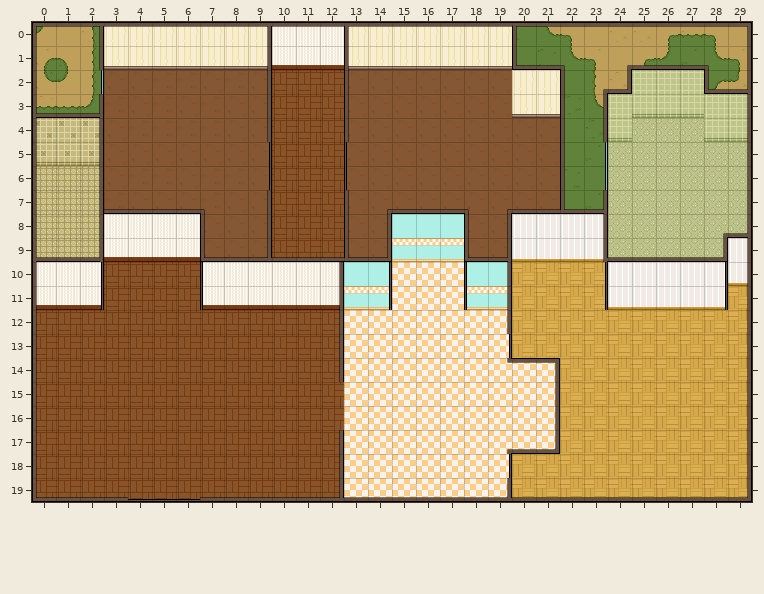
Tiled map -- map/map_one.tmx. Above is the file before it was changed.
Cells are 32x32 px. Shown: x 0..29, y 0..19.
The result:
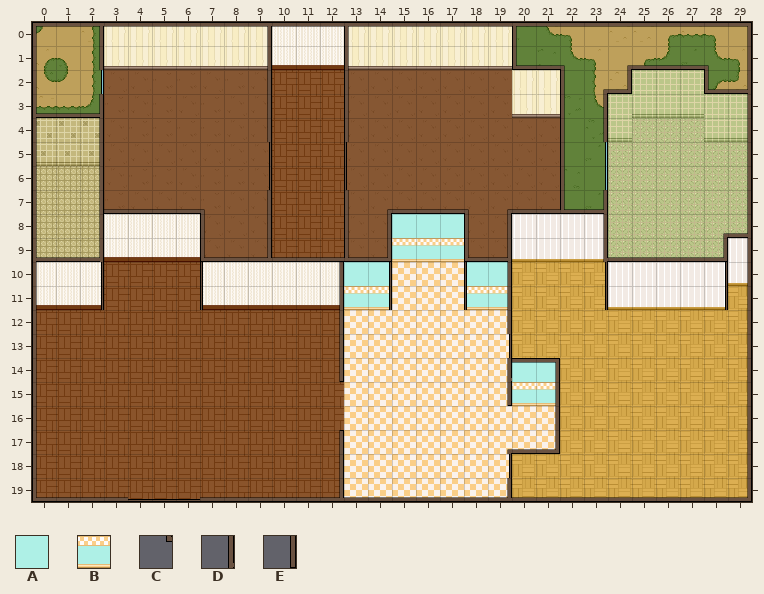
Key: from "50sdiner_room_door_tiles3": A 130, B 148; from "Messy_Walls_32x32": C 27, D 56, E 65.
_ is an empty cell.
The edit:
{"where": "layer \"walls\""}
{"y":14,"x":20,"old":"__","new":"AA"}
{"y":15,"x":20,"old":"__","new":"BB"}
{"where": "layer \"divisions\""}
{"y":14,"x":19,"old":"C","new":"D"}
{"y":15,"x":19,"old":"_","new":"E"}
{"label":"changed","picture_box":[507,359,556,406]}
